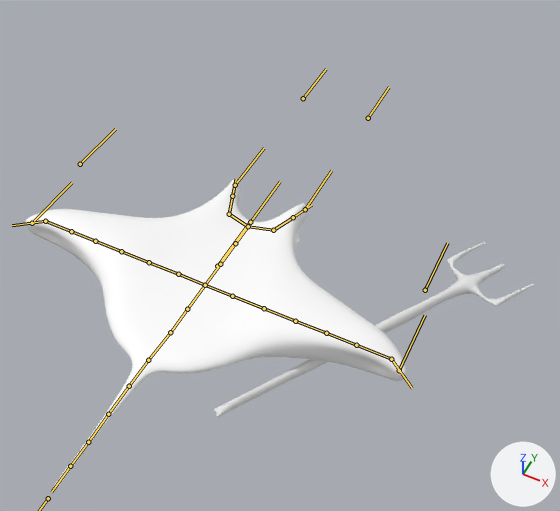
The glTF model enemy/enemy.glb, before and after one commit.
Both versions are drawn from a camera (50 mm lens) standing at (2.15, -3.38, 4.46) and looking at (0.54, -0.16, 0.44). The axes (+X, +Y, +Z) are drawn at lower right. The lights are the same throughout. The bones that bend it are drawn over the model as lines.

Objects in the first picture: 'GEOM', 'trident'.
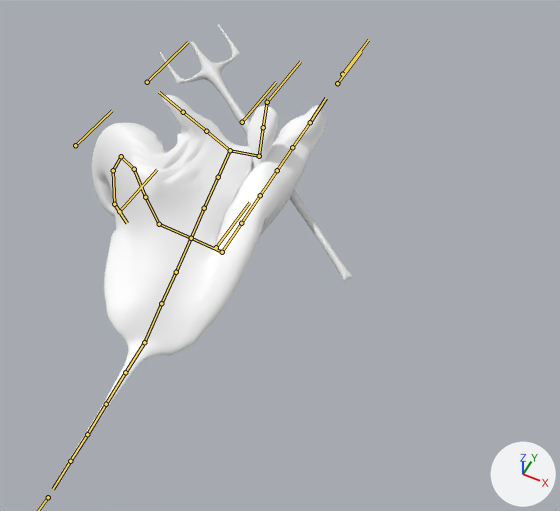
The newer file adds an action. The first version stands in its rest pose; the second is drawn at frame 20 of the action 'block'.

Changed parts and their boxes [x1, y1, x2, y2] in the pictures (560 x 511 px):
'GEOM', posed (29% narrower, 26% taller): before [25, 180, 406, 488]; after [56, 95, 326, 484]
'trident', posed (40% narrower, 47% taller): before [213, 242, 534, 417]; after [159, 24, 352, 281]
bone 'RootMotion', root to tip: before (217, 266) to (250, 221); after (216, 247) to (249, 202)
bone 'spine.001', root to tip: before (148, 360) to (170, 332); after (144, 342) to (161, 303)
bone 'spine.002', root to tip: before (170, 332) to (187, 309); after (161, 303) to (176, 272)
bone 'ear.R.002', root to tip: before (273, 230) to (293, 217); after (259, 156) to (263, 127)
bone 'ear.L.002', root to tip: before (229, 214) to (232, 196); after (206, 131) to (183, 112)
bone 'wing.R.002', root to tip: before (232, 296) to (264, 308); after (222, 252) to (241, 223)
bone 'wing.R.006', root to tip: before (356, 345) to (391, 359); after (292, 147) to (310, 122)
bone 'wing.R.007', root to tip: before (391, 359) to (412, 388); after (310, 122) to (326, 98)
bone 'wing.L.002', root to tip: before (178, 274) to (149, 262); after (159, 224) to (145, 197)
bone 'wing.L.003', root to tip: before (149, 262) to (121, 251); after (145, 197) to (134, 169)
bone 'wing.L.004', root to tip: before (121, 251) to (95, 241); after (134, 169) to (121, 156)
bone 'wing.L.005', root to tip: before (95, 241) to (71, 231); after (121, 156) to (113, 170)
bone 'wing.L.006', root to tip: before (71, 231) to (45, 221); after (113, 170) to (114, 204)
bone 'wing.L.007', root to tip: before (45, 221) to (12, 225); after (114, 204) to (127, 223)
bone 'tail.001', root to tip: before (148, 360) to (129, 386); after (144, 342) to (125, 372)

The edits, one by one:
Bone 'RootMotion' (bone_rootmotion) moves from (0.0, 0.0, 0.0) to (0.0, 0.0, -0.21).
Bone 'spine.001' (bone_spine_001) turns from (0, 0, 0) to (35, 21, 16) degrees about its own x, y and z.
Bone 'spine.002' (bone_spine_002) turns from (0, 0, 0) to (-3, 0, 0) degrees about its own x, y and z.
Bone 'ear.R.002' (bone_ear_r_002) turns from (0, 0, 0) to (-42, -150, 66) degrees about its own x, y and z.
Bone 'ear.L.002' (bone_ear_l_002) turns from (0, 0, 0) to (19, -16, 54) degrees about its own x, y and z.
Bone 'wing.R.002' (bone_wing_r_002) turns from (0, 0, 0) to (72, -102, 7) degrees about its own x, y and z.
Bone 'wing.R.006' (bone_wing_r_006) turns from (0, 0, 0) to (-1, 68, -1) degrees about its own x, y and z.
Bone 'wing.R.007' (bone_wing_r_007) turns from (0, 0, 0) to (0, -30, 38) degrees about its own x, y and z.
Bone 'wing.L.002' (bone_wing_l_002) turns from (0, 0, 0) to (-59, -53, 9) degrees about its own x, y and z.
Bone 'wing.L.003' (bone_wing_l_003) turns from (0, 0, 0) to (0, 0, -6) degrees about its own x, y and z.
Bone 'wing.L.004' (bone_wing_l_004) turns from (0, 0, 0) to (0, 0, 26) degrees about its own x, y and z.
Bone 'wing.L.005' (bone_wing_l_005) turns from (0, 0, 0) to (0, 0, 50) degrees about its own x, y and z.
Bone 'wing.L.006' (bone_wing_l_006) turns from (0, 0, 0) to (0, 0, 53) degrees about its own x, y and z.
Bone 'wing.L.007' (bone_wing_l_007) turns from (0, 0, 0) to (0, 0, 32) degrees about its own x, y and z.
Bone 'tail.001' (bone_tail_001) turns from (0, 0, 0) to (-11, 0, 0) degrees about its own x, y and z.
